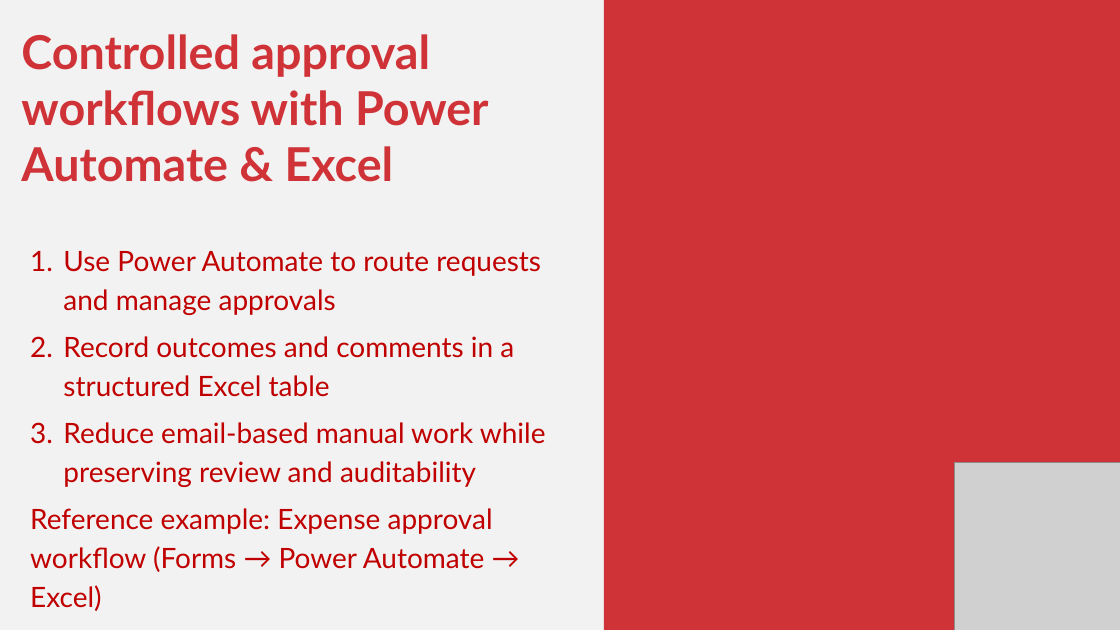
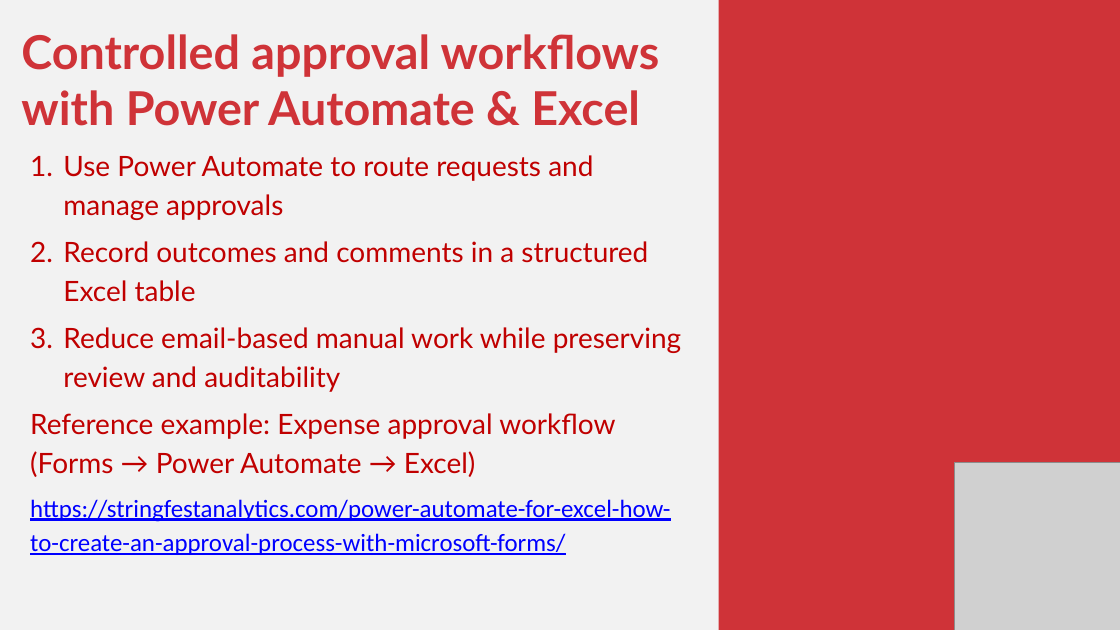
Before and after one commit to stringfestdata/iofm-new-excel-stack, a slide deck: slide 9 of iofm-new-excel-stack.pptx. Drawn at 1120x630 pixels with LibreOffice and Linux fonts; fonts in the diff are those of the drawing; grey boxes stand for pictures. Boxes give left, top, right and bottom in pixels: in the first picture for what was removed or moved away, otherwise in the second. Text is boxed around its words. In the diff, an @@ line names an element or a change of style, - is before the commit and + after.

Commit message:
fix ppt

```diff
--- a/iofm-new-excel-stack.pptx
+++ b/iofm-new-excel-stack.pptx
@@ rectangle: place and size @@
-rectangle at [604, 0, 1120, 630]
+rectangle at [718, 0, 1120, 630]
@@ text at [30, 499, 670, 555]: paragraph added @@
+https://stringfestanalytics.com/power-automate-for-excel-how-to-create-an-approval-process-with-microsoft-forms/
```
Also in this commit, not shown: 2 other slides changed, 1 other file.
